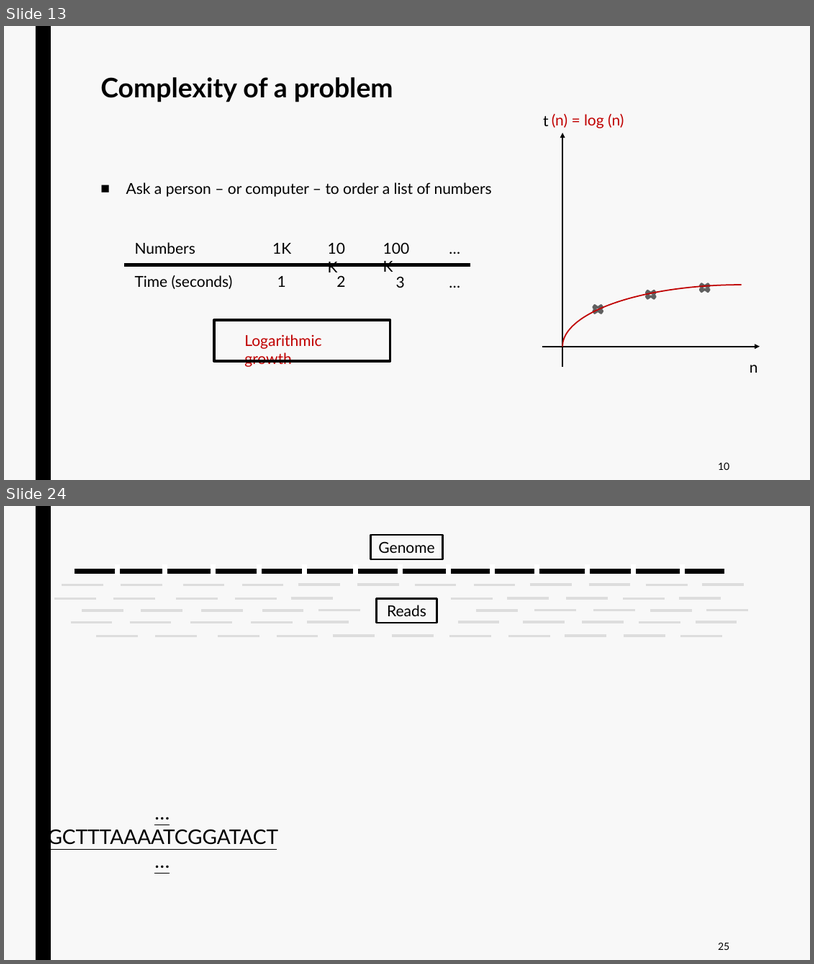
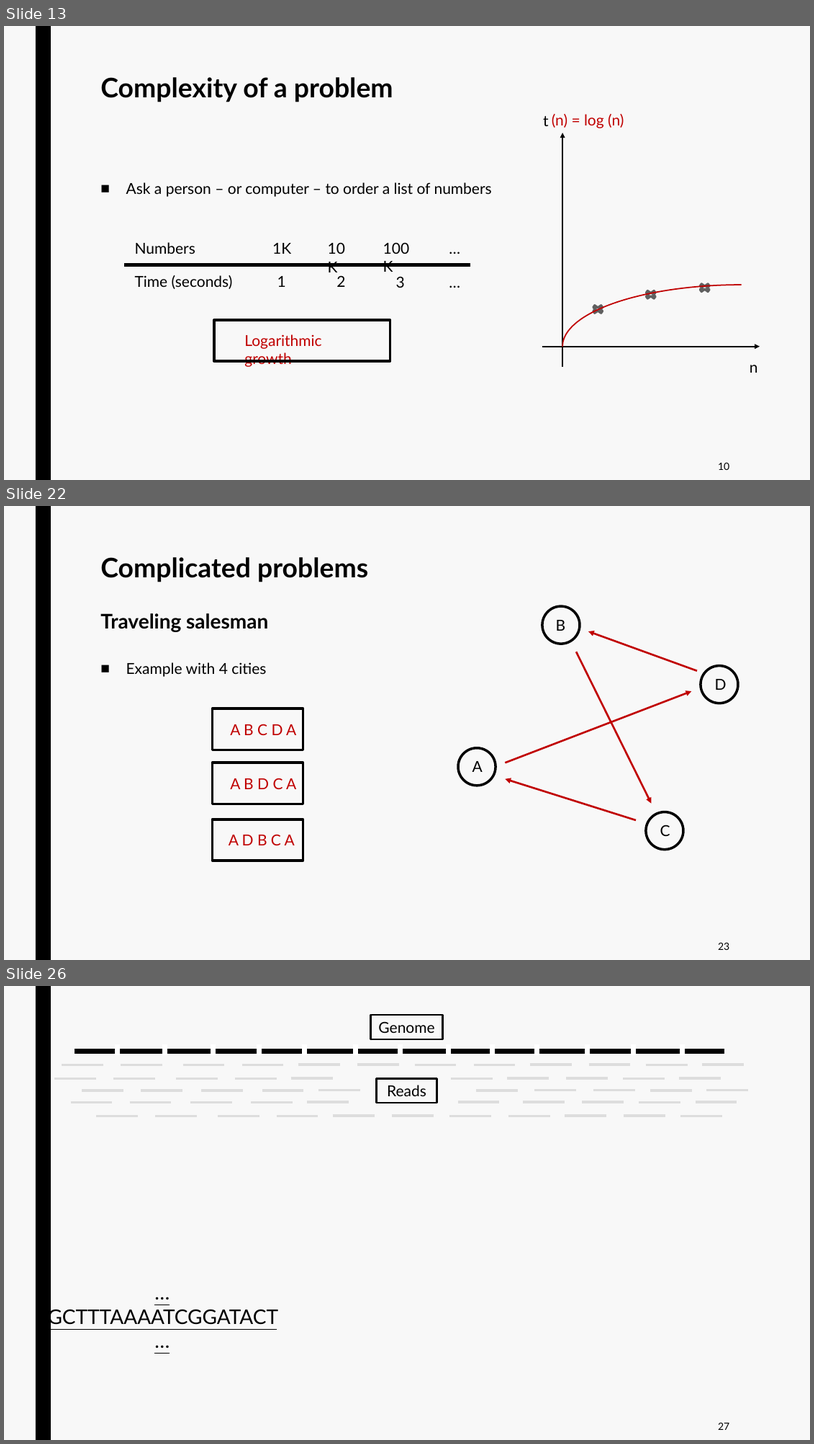
Before and after one commit to jurtasun/presentations, a slide deck: 202306_LMS_Complexity/230619_LMS_Complexity.ppt. Shown one above the other, each under a label of ours: slides 13 and 24 before the commit, slides 13, 22 and 26 after it; the slides between them are not shown. The pictures are 814x964 and 814x1444 pixels, drawn with LibreOffice and Linux fonts; fonts in the diff are those of the drawing. Boxes give left, top, right and bottom in pixels: in the first picture for what was removed or moved away, otherwise in the second. Text is boxed around its words. In the diff, an @@ line names an element or a change of style, - is before the commit and + after.

```diff
--- a/202306_LMS_Complexity/230619_LMS_Complexity.ppt
+++ b/202306_LMS_Complexity/230619_LMS_Complexity.ppt
@@ slide 22 added at (4,506,810,960), background #F8F8F8; not listed: 1 template element that a slide beside it also shows @@
@@ title added at (100,557,368,632), 32 pt, text #000000, bold @@
+Complicated problems
+Traveling salesman
@@ ellipse added at (543,606,580,644), outline #000000 3 pt @@
@@ text added at (556,620,566,631), 18 pt, text #000000 @@
+B
@@ arrow added from (697, 671) to (589, 631), #C00000 2.25 pt @@
@@ arrow added from (577, 651) to (652, 803), #C00000 2.25 pt @@
@@ text added at (126,662,266,677), 18 pt, text #000000 @@
+■ Example with 4 cities
@@ ellipse added at (701,666,738,703), outline #000000 3 pt @@
@@ arrow added from (506, 762) to (692, 691), #C00000 2.25 pt @@
@@ text added at (715,679,727,690), 18 pt, text #000000 @@
+D
@@ rectangle added at (213,708,304,750), outline #000000 3 pt @@
@@ text added at (230,723,296,735), 18 pt, text #C00000 @@
+A B C D A
@@ rectangle added at (213,762,304,803), outline #000000 3 pt @@
@@ ellipse added at (458,748,496,785), outline #000000 3 pt @@
@@ text added at (473,761,483,772), 18 pt, text #000000 @@
+A
@@ text added at (230,777,296,789), 18 pt, text #C00000 @@
+A B D C A
@@ arrow added from (636, 820) to (506, 779), #C00000 2.25 pt @@
@@ rectangle added at (213,819,304,860), outline #000000 3 pt @@
@@ ellipse added at (646,811,684,849), outline #000000 3 pt @@
@@ text added at (661,824,671,836), 18 pt, text #000000 @@
+C
@@ text added at (229,834,295,845), 18 pt, text #C00000 @@
+A D B C A
@@ page number added at (718,942,730,950), 12 pt, text #000000 @@
+23
@@ what was slide 24 is now slide 26 @@
@@ page number at (718,1422,730,1430): text changed @@
-25
+27
```
Also in this commit, not shown: 11 slides changed, 3 other slides added, 1 slide removed.
